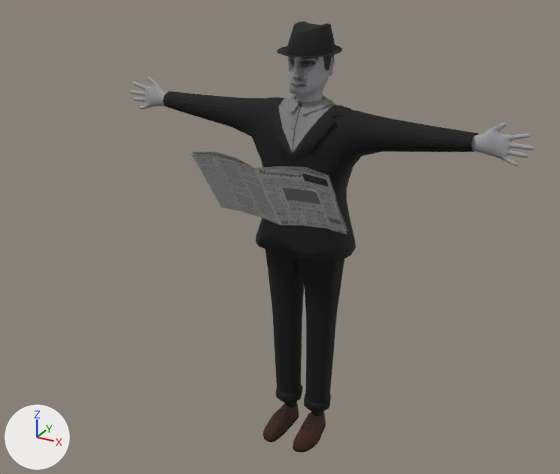
An edit to the glTF model 3d_scenery/businessman.glb, drawn before and after from the same camera.
One viewpoint serves both versions: a 50 mm camera at (1.51, -3.0, 2.52) aimed at (-0.02, -0.22, 1.13). The lights are fixed; the arrows at lower left show +X, +Y and +Z. Vertices at the same position are counted once.

The first picture shows 'businessman', 'newspaper'.
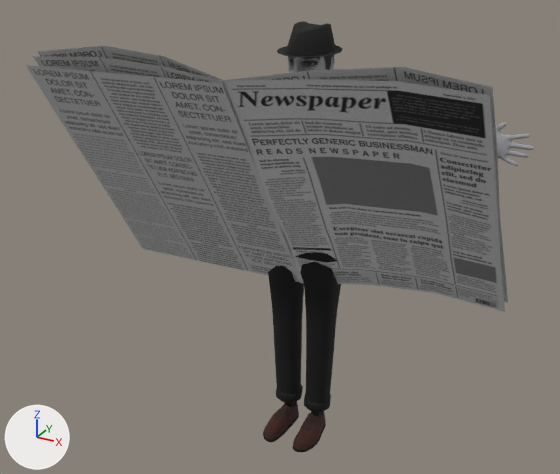
Where the change shows, as pixel boxes [x1, y1, x2, y2] in the pictures (560 x 474 px; the box of a moved part takes in the faces that stretch with it):
'newspaper', reshaped, moved, turned, rescaled: before [191, 151, 348, 234]; after [26, 46, 508, 312]
part 1 of me_plane_010, moved or reshaped: before [191, 154, 347, 234]; after [33, 56, 505, 312]
part 2 of me_plane_010, moved or reshaped: before [192, 151, 348, 231]; after [37, 46, 508, 303]
part 3 of me_plane_010, added: after [26, 65, 298, 282]

Diff of the bpy script that builds the scene:
```diff
--- a/3d_scenery/businessman.glb.py
+++ b/3d_scenery/businessman.glb.py
@@ me_plane_010 @@
 # used by ob_newspaper; location = (0.008, -0.343, 1.389); rotation_euler = (0.943, -0.0175, -3.098), in degrees (54, -1, -178); scale = (0.408, 0.408, 0.408)
-me_plane_010.from_pydata(...)  # 70 vertices, 96 faces; spans x -0.75..0.75, y -0.5..0.5, z -0.08..0.05
+me_plane_010.from_pydata(...)  # 90 vertices, 120 faces; spans x -0.94..0.95, y -0.71..0.09, z 0.82..2.0
+# me_plane_010 part 1: the loose piece of 35 vertices spanning x -0.75..0.75, y -0.5..0.5, z -0.08..0.0 is multiplied about its middle by the matrix ((-1.249, -0.01, -0.04), (-0.029, -0.635, 1.076), (-0.029, 1.077, 0.634)), then moved by (0.01, -0.33, 1.44)
+# me_plane_010 part 2: the loose piece of 35 vertices spanning x -0.75..0.75, y -0.5..0.5, z -0.08..0.05 is multiplied about its middle by the matrix ((-1.249, -0.01, -0.04), (-0.029, -0.635, 1.076), (-0.029, 1.077, 0.634)), then moved by (0.01, -0.3, 1.43)
+# me_plane_010 part 3: a new loose piece of 20 vertices spanning x -0.93..0.01, y -0.71..-0.05, z 0.82..1.91, in mat_newspaper_001
 me_plane_010.materials.append(mat_newspaper_001)
@@ ob_newspaper @@
 ob_newspaper = bpy.data.objects.new('newspaper', me_plane_010)
-ob_newspaper.location = (0.008, -0.343, 1.389)
-ob_newspaper.rotation_euler = (0.943, -0.0175, -3.098)  # degrees (54, -1, -178)
-ob_newspaper.scale = (0.408, 0.408, 0.408)
+ob_newspaper.location = (0.0, 0.0, 0.0)
```
